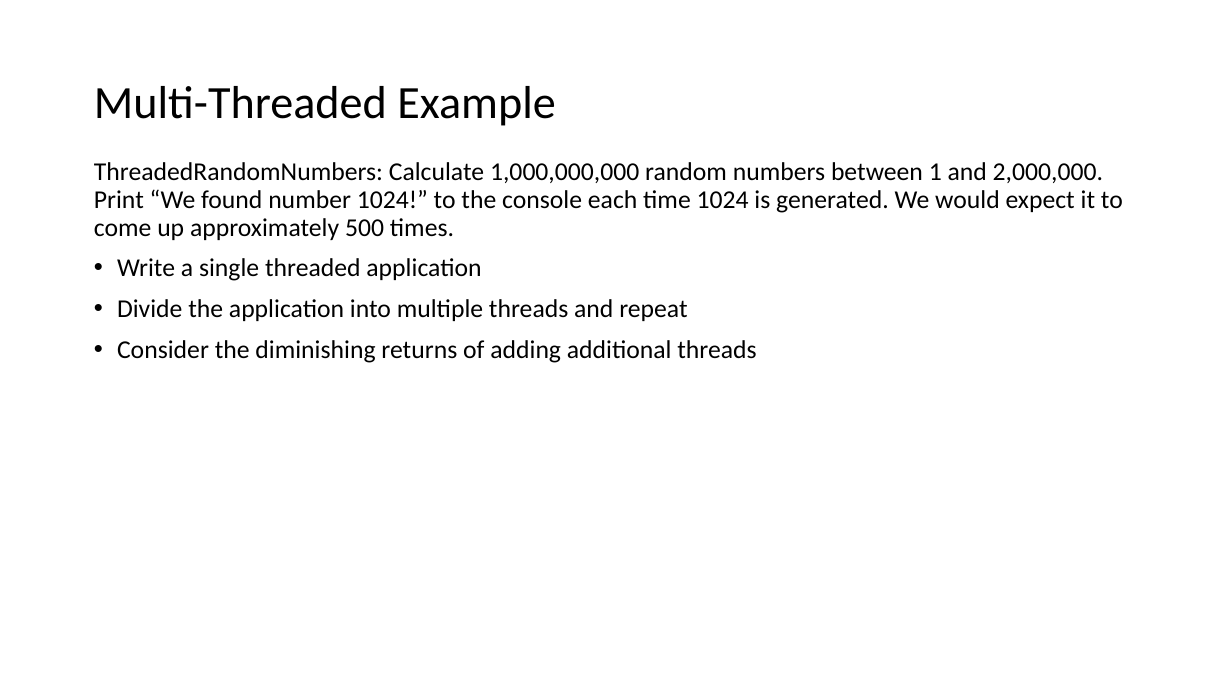
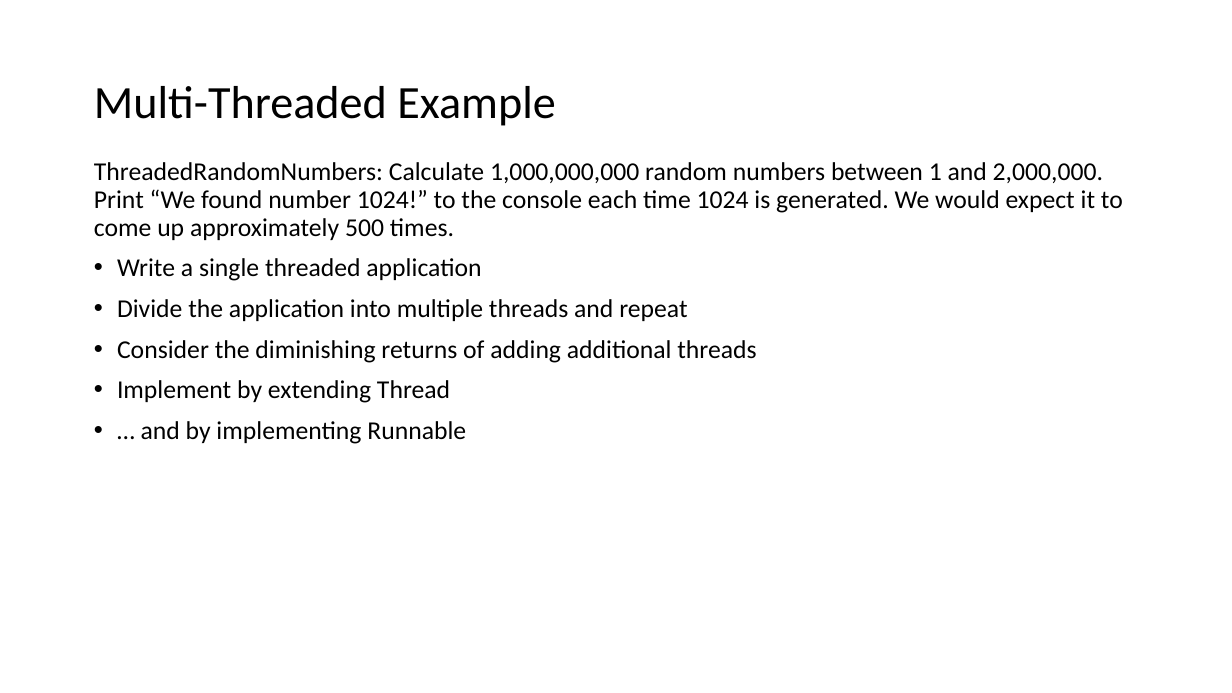
Before and after one commit to EricJPogue/www-epogue-info, a slide deck: slide 18 of CPSC-24500/Week05/2017SpringW05Slides.pptx. Drawn at 1232x693 pixels with LibreOffice and Linux fonts; fonts in the diff are those of the drawing. Boxes give left, top, right and bottom in pixels: in the first picture for what was removed or moved away, otherwise in the second. Text is boxed around its words. In the diff, an @@ line names an element or a change of style, - is before the commit and + after.

```diff
--- a/CPSC-24500/Week05/2017SpringW05Slides.pptx
+++ b/CPSC-24500/Week05/2017SpringW05Slides.pptx
@@ text at (117, 380, 466, 444): paragraphs added @@
+• Implement by extending Thread
+• … and by implementing Runnable
```
Also in this commit, not shown: 1 other slide changed, 17 slides added, 2 slides removed, 1 other file.
